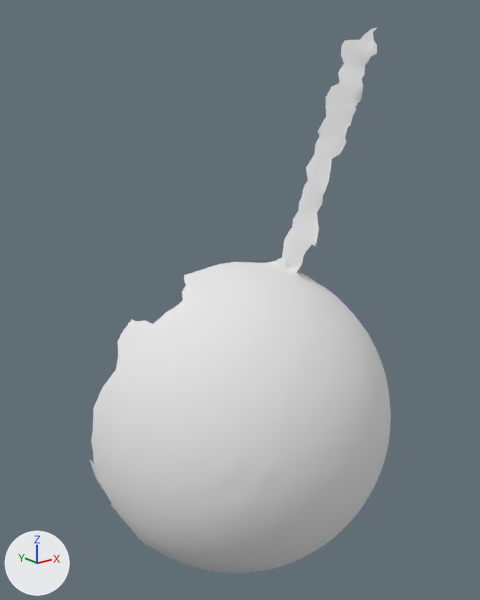
The OBJ model res/pendulum_horizontal/Pendulum_horizontal.000139.obj: old version first, new version second.
One viewpoint serves both versions: a 50 mm camera at (-440.0, -116.0, 318.0) aimed at (-96.0, 315.0, 146.0). Every picture has the same lights, and +X, +Y and +Z are marked at lower left. Where no turn or scale is listed for an object, it has been applied to the vertices.

Objects in the first picture: 'Pendulum_horizontal.000139'.
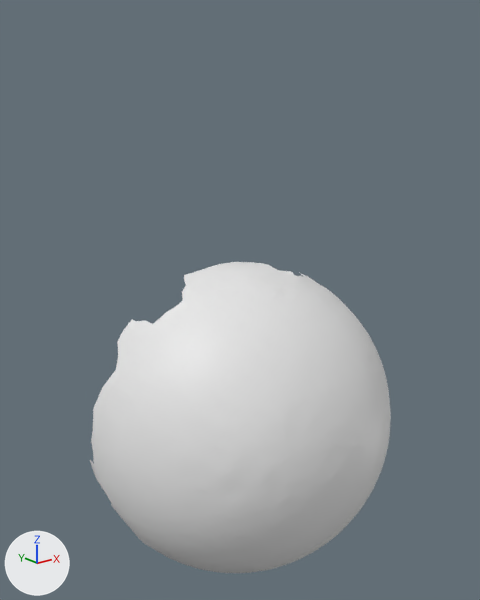
Boxes [x1, y1, x2, y2] around the edits, measured in the pictures (480 x 600 px):
```json
{"object": "Pendulum_horizontal.000139", "change": "reshaped", "before": [90, 28, 391, 573], "after": [90, 262, 391, 573], "on screen": "43% shorter"}
{"part": 1, "of": "me_pendulum_horizontal_000139", "change": "deleted", "before": [263, 28, 377, 276]}
```

Scene script edits in JSON lines:
```json
{"block": "me_pendulum_horizontal_000139", "where": "# used by ob_pendulum_horizontal_000139; location = (0.0, 0.0, 0.0)"}
{"op": "remove", "block": "me_pendulum_horizontal_000139", "code": "me_pendulum_horizontal_000139.from_pydata(...)  # 5277 vertices, 10401 faces; spans x -220.0..54.0, y 203.0..385.0, z -128.0..369.0"}
{"op": "remove", "block": "me_pendulum_horizontal_000139", "code": "me_pendulum_horizontal_000139.materials.append(mat_pendulum_horizontal_000139)  # white #e7e7e7"}
{"op": "add", "block": "me_pendulum_horizontal_000139", "code": "me_pendulum_horizontal_000139.from_pydata(...)  # 4969 vertices, 9843 faces; spans x -220.0..54.0, y 203.0..385.0, z -128.0..166.0"}
{"block": "me_pendulum_horizontal_000139", "change": "me_pendulum_horizontal_000139 part 1: 308 vertices removed from x -41.0..22.0, y 276.0..343.0, z 160.0..369.0"}
```
